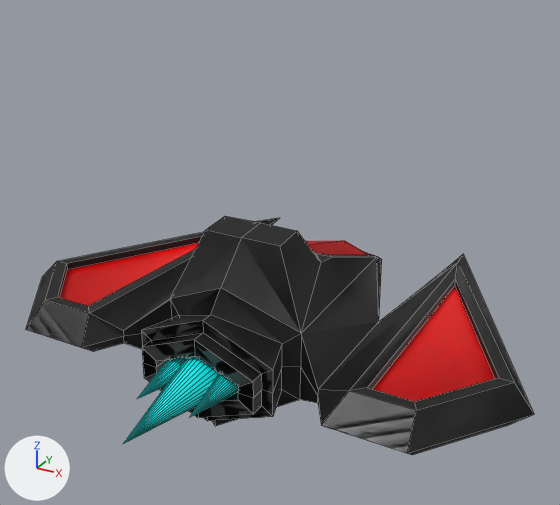
Before and after pictures for a commit that changed the Blender file Assets/Blender/small_fighter.blend.
Camera for both pictures: a camera (50 mm lens) standing at (4.85, -8.04, 5.3) and looking at (0.03, 0.73, 0.92). The axes (+X, +Y, +Z) are drawn at lower left. The lights are the same throughout. Mesh edges are drawn as thin lines.

Objects in the first picture: 'Jet', 'Jet.001', 'Jet.002', 'Ship'.
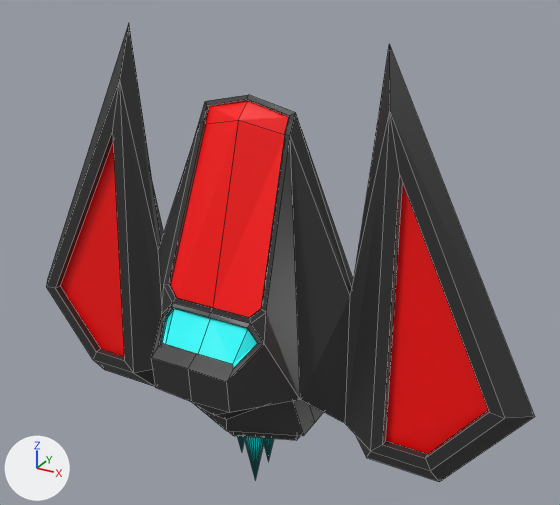
Where the change shows, as pixel boxes [x1, y1, x2, y2] in the pictures (560 x 505 px; the box of a moved part takes in the faces that stretch with it):
```json
{"object": "Ship", "change": "turned, modifiers changed", "before": [26, 216, 534, 455], "after": [46, 24, 535, 482]}
{"object": "Jet", "change": "mesh turned, moved", "before": [123, 356, 218, 444], "after": [244, 437, 264, 480]}
{"object": "Jet.001", "change": "mesh turned, reshaped, moved, rescaled", "before": [190, 374, 238, 417], "after": [262, 438, 274, 461]}
{"object": "Jet.002", "change": "mesh turned, reshaped, moved, rescaled", "before": [137, 357, 188, 399], "after": [237, 436, 244, 452]}
{"part": 1, "of": "me_cube_001", "change": "moved or reshaped", "before": [123, 356, 238, 444], "after": [244, 437, 264, 480]}
```

The change, as JSON lines over the scene's bpy script:
```json
{"block": "me_cube_001", "where": "me_cube_001.from_pydata(...)  # 33 vertices, 33 faces; spans x -0.3..0.3, y -2.79..-1.28, z -0.32..0.27"}
{"block": "me_cube_001", "where": "# used by ob_jet; location = (0.0, 0.0, 0.0)"}
{"block": "me_cube_001", "change": "me_cube_001 part 1: the whole mesh is turned 90 degrees about the x axis through its middle, then moved by (0.0, 3.22, -1.82)"}
{"op": "add", "block": "me_cube_008", "code": ["me_cube_008 = bpy.data.meshes.new('Cube.008')", "me_cube_008.from_pydata(...)  # a 32-sided cone pointing to -z spanning x -0.478..0.018, y 0.935..1.43, z -2.17..-0.915", "me_cube_008.polygons.foreach_set('use_smooth', [True] * 33)", "me_cube_008.materials.append(mat_material)  # picture img_aurora_palette_square_png"]}
{"op": "add", "block": "me_cube_006", "code": ["me_cube_006 = bpy.data.meshes.new('Cube.006')", "me_cube_006.from_pydata(...)  # a 32-sided cone pointing to -z spanning x -0.018..0.478, y 0.935..1.43, z -2.17..-0.915", "me_cube_006.polygons.foreach_set('use_smooth', [True] * 33)", "me_cube_006.materials.append(mat_material)  # picture img_aurora_palette_square_png"]}
{"op": "set", "path": "ob_ship.rotation_euler", "old": "(0.0, 0.0, 0.0)", "new": "(1.571, 0.0, 0.0)", "note": "degrees (0, 0, 0) -> degrees (90, 0, 0)"}
{"op": "remove", "block": "ob_ship", "code": "_m = ob_ship.modifiers.new('Mirror.001', 'MIRROR')"}
{"op": "remove", "block": "ob_ship", "code": "_m.use_clip = True"}
{"op": "add", "block": "ob_jet", "code": "ob_jet.delta_location = (0.0, -1.18, 0.03)"}
{"op": "set", "path": "ob_jet_001.scale", "old": "(0.771, 0.771, 0.771)", "new": "(1.0, 1.0, 1.0)"}
{"op": "set", "path": "ob_jet_001", "old": "bpy.data.objects.new('Jet.001', me_cube_001)", "new": "bpy.data.objects.new('Jet.001', me_cube_006)"}
{"op": "set", "path": "ob_jet_001.location", "old": "(0.38, 0.09, 0.02)", "new": "(0.0, 0.0, 0.0)"}
{"op": "add", "block": "ob_jet_001", "code": "ob_jet_001.delta_location = (0.0, -1.18, 0.03)"}
{"op": "set", "path": "ob_jet_002.scale", "old": "(0.771, 0.771, 0.771)", "new": "(1.0, 1.0, 1.0)"}
{"op": "set", "path": "ob_jet_002", "old": "bpy.data.objects.new('Jet.002', me_cube_001)", "new": "bpy.data.objects.new('Jet.002', me_cube_008)"}
{"op": "set", "path": "ob_jet_002.location", "old": "(-0.38, 0.09, 0.02)", "new": "(0.0, 0.0, 0.0)"}
{"op": "add", "block": "ob_jet_002", "code": "ob_jet_002.delta_location = (0.0, -1.18, 0.03)"}
```
